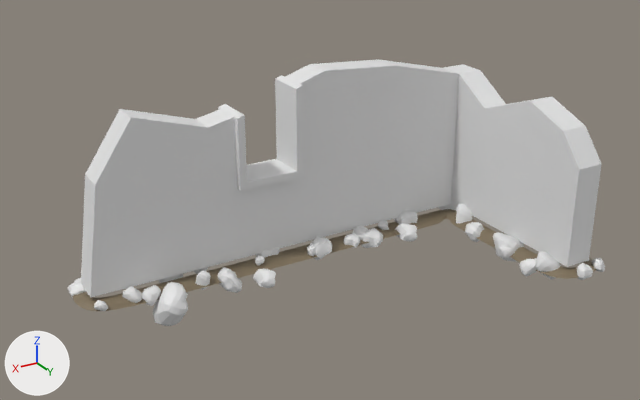
One commit to the FBX model Grazer/Assets/Models/Buildings/Building Rubble/Buildings 7.fbx: the scene before it, then after it.
Both versions are drawn from a camera (50 mm lens) standing at (7.35, 10.66, 6.11) and looking at (0.95, -0.02, 0.77). Lighting does not change. The marker at lower left points along +X, +Y and +Z. Where no turn or scale is listed for an object, it has been applied to the vertices.
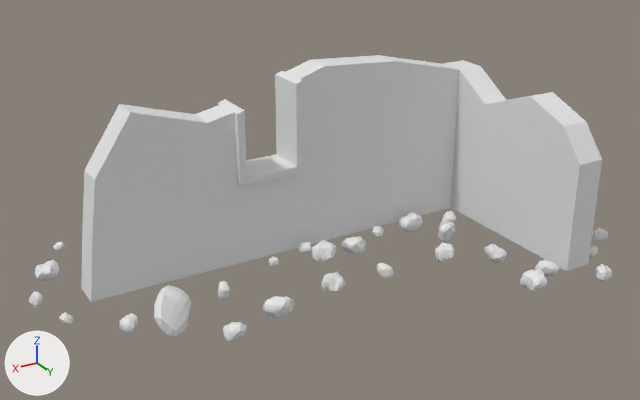
Patch to the scene script:
```diff
--- a/Grazer/Assets/Models/Buildings/Building Rubble/Buildings 7.fbx.py
+++ b/Grazer/Assets/Models/Buildings/Building Rubble/Buildings 7.fbx.py
@@ me_cube_012 @@
-me_cube_012.from_pydata(...)  # 124 vertices, 112 faces; spans x -2.27..4.52, y -0.78..2.49, z 0.0..2.7
+me_cube_012.from_pydata(...)  # 5220 vertices, 5104 faces; spans x -3.75..5.29, y -3.18..3.0, z -0.56..2.7
+# me_cube_012 part 1: 22 vertices removed from x -2.27..4.52, y -0.69..2.49, z 0.0; 5118 vertices added at x -3.75..5.29, y -3.18..3.0, z -0.56..0.2
 me_cube_012.materials.append(mat_ruins)
@@ ob_extpebb_186 @@
-ob_extpebb_186 = bpy.data.objects.new('ExtPebb.186', me_cube_022)
@@ ob_expebb_108 @@
-ob_expebb_108 = bpy.data.objects.new('ExPebb.108', me_cube_037)
@@ ob_extpebb_181 @@
-ob_extpebb_181 = bpy.data.objects.new('ExtPebb.181', me_cube_022)
@@ ob_extstone_043 @@
-ob_extstone_043 = bpy.data.objects.new('ExtStone.043', me_cube_038)
@@ ob_expebb_105 @@
-ob_expebb_105 = bpy.data.objects.new('ExPebb.105', me_cube_037)
@@ ob_extstone_041 @@
-ob_extstone_041 = bpy.data.objects.new('ExtStone.041', me_cube_038)
@@ ob_expebb_113 @@
-ob_expebb_113 = bpy.data.objects.new('ExPebb.113', me_cube_037)
@@ ob_innerpebb_085 @@
-ob_innerpebb_085 = bpy.data.objects.new('InnerPebb.085', me_cube_039)
@@ ob_extstone_042 @@
-ob_extstone_042 = bpy.data.objects.new('ExtStone.042', me_cube_038)
@@ ob_extpebb_188 @@
-ob_extpebb_188 = bpy.data.objects.new('ExtPebb.188', me_cube_022)
@@ ob_extstone_040 @@
-ob_extstone_040 = bpy.data.objects.new('ExtStone.040', me_cube_038)
@@ ob_expebb_112 @@
-ob_expebb_112 = bpy.data.objects.new('ExPebb.112', me_cube_037)
@@ ob_innerstone_019 @@
-ob_innerstone_019 = bpy.data.objects.new('InnerStone.019', me_cube_040)
@@ ob_exstone_050 @@
-ob_exstone_050 = bpy.data.objects.new('ExStone.050', me_cube_023)
@@ ob_extpebb_178 @@
-ob_extpebb_178 = bpy.data.objects.new('ExtPebb.178', me_cube_022)
@@ ob_extpebb_177 @@
-ob_extpebb_177 = bpy.data.objects.new('ExtPebb.177', me_cube_022)
@@ ob_extstone_039 @@
-ob_extstone_039 = bpy.data.objects.new('ExtStone.039', me_cube_038)
@@ ob_innerpebb_086 @@
-ob_innerpebb_086 = bpy.data.objects.new('InnerPebb.086', me_cube_039)
@@ ob_buildingwindw @@
 ob_buildingwindw = bpy.data.objects.new('buildingWindW', me_cube_012)
-ob_buildingwindw.location = (0.0, 0.0, 0.0)
+ob_buildingwindw.location = (0.0, 0.0, 0.07)
@@ ob_extpebb_193 @@
-ob_extpebb_193 = bpy.data.objects.new('ExtPebb.193', me_cube_022)
@@ ob_exstone_053 @@
-ob_exstone_053 = bpy.data.objects.new('ExStone.053', me_cube_023)
@@ ob_exrock_017 @@
-ob_exrock_017 = bpy.data.objects.new('ExRock.017', me_cube_048)
@@ ob_buildingwindw_001 @@
-ob_buildingwindw_001 = bpy.data.objects.new('buildingWindW.001', me_cube_027)
@@ ob_extpebb_187 @@
-ob_extpebb_187 = bpy.data.objects.new('ExtPebb.187', me_cube_022)
@@ ob_expebb_109 @@
-ob_expebb_109 = bpy.data.objects.new('ExPebb.109', me_cube_037)
@@ ob_innerpebb_084 @@
-ob_innerpebb_084 = bpy.data.objects.new('InnerPebb.084', me_cube_039)
@@ ob_innerpebb_089 @@
-ob_innerpebb_089 = bpy.data.objects.new('InnerPebb.089', me_cube_039)
@@ ob_innerpebb_088 @@
-ob_innerpebb_088 = bpy.data.objects.new('InnerPebb.088', me_cube_039)
@@ ob_extpebb_180 @@
-ob_extpebb_180 = bpy.data.objects.new('ExtPebb.180', me_cube_022)
@@ ob_expebb_114 @@
-ob_expebb_114 = bpy.data.objects.new('ExPebb.114', me_cube_037)
@@ ob_innerpebb_087 @@
-ob_innerpebb_087 = bpy.data.objects.new('InnerPebb.087', me_cube_039)
@@ ob_exstone_052 @@
-ob_exstone_052 = bpy.data.objects.new('ExStone.052', me_cube_023)
@@ ob_extflat_014 @@
-ob_extflat_014 = bpy.data.objects.new('ExtFlat.014', me_cube_047)
@@ ob_exstone_051 @@
-ob_exstone_051 = bpy.data.objects.new('ExStone.051', me_cube_023)
```

Boxes [x1, y1, x2, y2] around the edits, measured in the pictures (640 x 400 px):
'buildingWindW', reshaped, moved (12% wider, 21% taller): before [81, 60, 602, 298]; after [29, 55, 612, 343]
'buildingWindW.001', deleted (brown): before [72, 209, 596, 311]
'ExtStone.039', deleted: before [153, 282, 188, 326]
'ExRock.017', deleted: before [217, 268, 242, 293]
'ExStone.050', deleted: before [493, 232, 525, 262]
'ExStone.053', deleted: before [536, 251, 561, 279]
'ExtPebb.177', deleted: before [253, 268, 276, 288]
'ExtPebb.181', deleted: before [310, 236, 332, 260]
'ExtPebb.186', deleted: before [395, 223, 417, 242]
'InnerPebb.086', deleted: before [362, 228, 383, 248]
'ExPebb.113', deleted: before [142, 285, 161, 306]
'ExtPebb.193', deleted: before [465, 222, 484, 242]
'ExPebb.105', deleted: before [519, 258, 537, 276]
'ExtPebb.187', deleted: before [394, 211, 418, 224]
'ExPebb.114', deleted: before [122, 286, 142, 303]
'ExtStone.042', deleted: before [456, 207, 472, 223]
'InnerPebb.084', deleted: before [577, 263, 593, 280]
'ExtStone.040', deleted: before [195, 271, 211, 290]
'InnerPebb.089', deleted: before [67, 282, 88, 298]
'InnerPebb.085', deleted: before [344, 233, 360, 248]
'ExStone.051', deleted: before [498, 246, 515, 259]
'ExPebb.108', deleted: before [592, 258, 605, 272]
'InnerPebb.087', deleted: before [353, 226, 368, 240]
'ExPebb.112', deleted: before [94, 300, 108, 311]
'ExtPebb.180', deleted: before [307, 243, 319, 256]
'InnerStone.019', deleted: before [158, 274, 183, 283]
'InnerPebb.088', deleted: before [378, 220, 389, 230]
'ExtPebb.178', deleted: before [255, 255, 265, 266]
'ExtStone.043', deleted: before [438, 204, 456, 210]
'ExtStone.041', deleted: before [456, 204, 473, 219]
'ExtFlat.014', deleted: before [74, 278, 81, 283]
part 1 of me_cube_012, built on: before [81, 161, 595, 298]; after [29, 157, 612, 343]
